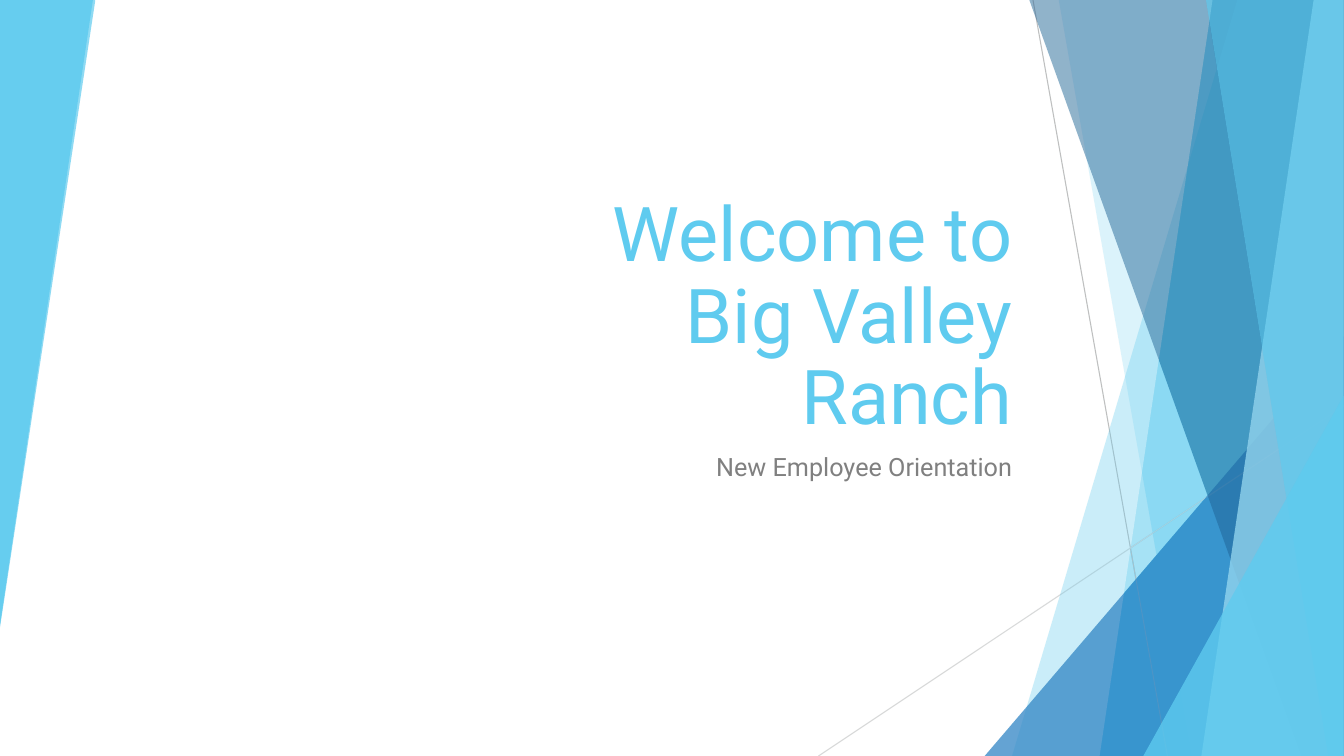
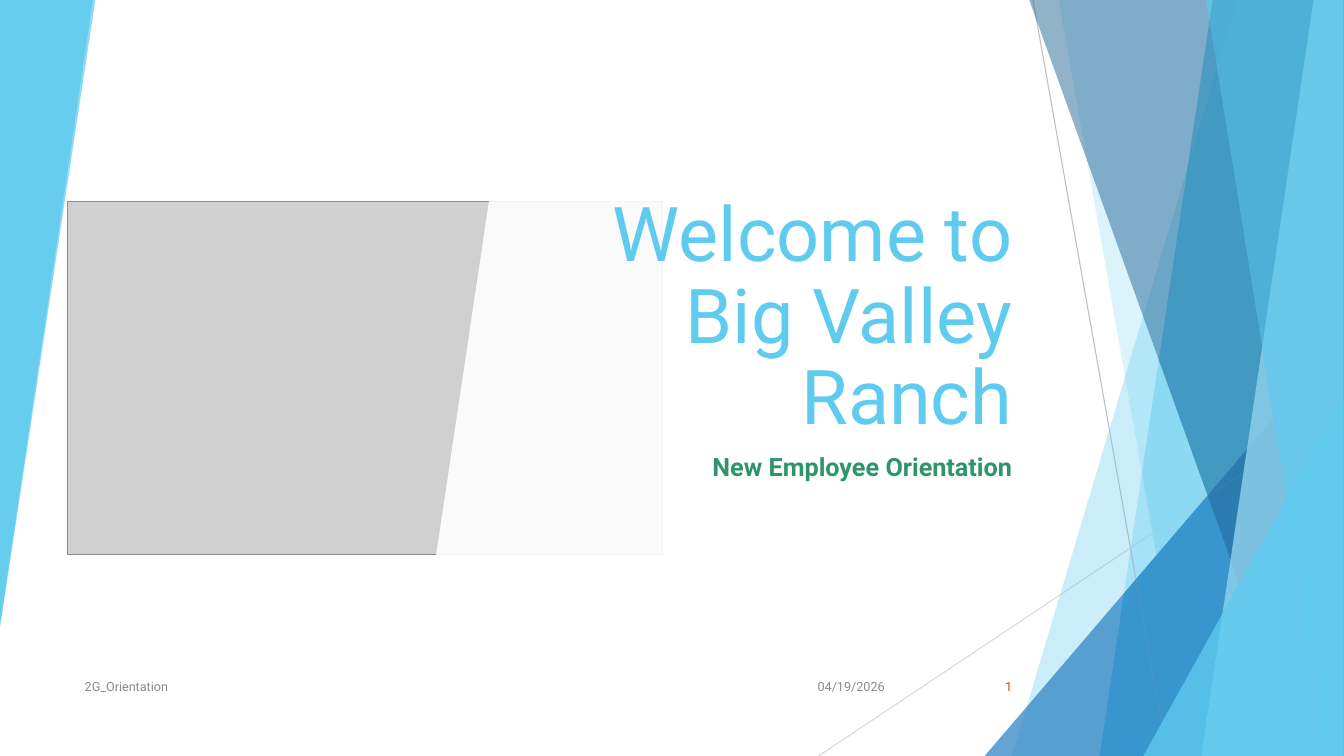
Before and after one commit to Tometri/ProjectPortfolio, a slide deck: slide 1 of school/MGCCC-Spring2026/CSC1123-ComputerApplications/ModuleFourteen/M14Project/Weaver_PowerPoint_2G_Orientation.pptx. Drawn at 1344x756 pixels with LibreOffice and Linux fonts; fonts in the diff are those of the drawing; grey boxes stand for pictures; background and template pictures are left out. Boxes give left, top, right and bottom in pixels: in the first picture for what was removed or moved away, otherwise in the second. Text is boxed around its words. In the diff, an @@ line names an element or a change of style, - is before the commit and + after.

```diff
--- a/school/MGCCC-Spring2026/CSC1123-ComputerApplications/ModuleFourteen/M14Project/Weaver_PowerPoint_2G_Orientation.pptx
+++ b/school/MGCCC-Spring2026/CSC1123-ComputerApplications/ModuleFourteen/M14Project/Weaver_PowerPoint_2G_Orientation.pptx
@@ picture added at (68,202,663,555) @@
@@ subtitle "New Employee Orientation" at (712,457,1013,482): text colour #808080 to #2E946B, bold on @@
@@ text added at (85,682,168,692), 9 pt, text #8C8C8C @@
+2G_Orientation
@@ text added at (818,682,885,692), 9 pt, text #8C8C8C @@
+04/19/2026
@@ page number added at (1005,682,1012,691), 9 pt, text #D34817 @@
+1
```
Also in this commit, not shown: 4 other slides changed, 1 slide added, 1 slide removed.
